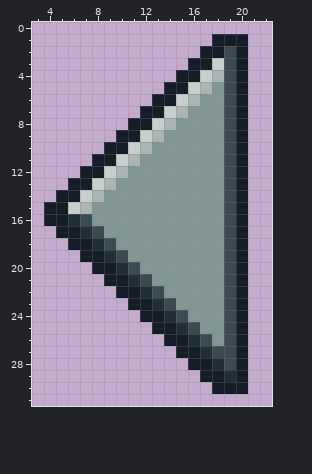
Two versions of one pixel-art sprite, FrontEnd/public/images/arrow_left.png. This is how it looked before the edit.
The file is 160x160 pixels, drawn in blocks of 5x5; one block is one cell here. Shown: x 3..22, y 0..31.
Now the later version:
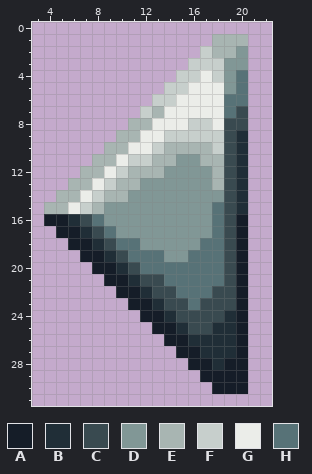
Palette (. is transparent): A #151d28  B #202e37  C #394a50  D #819796  E #a8b5b2  F #c7cfcc  G #ebede9  H #577277
What changed:
y 1: x 18..20 AAA -> EEE
y 2: x 17..20 AACA -> FEED
y 3: x 16..17 AA -> FF; x 19..20 CA -> DD
y 4: x 15..20 AAFECA -> FFGFDH
y 5: x 14..20 AAFEDCA -> FFGGGDH
y 6: x 13..20 AAFEDDCA -> FFGGGGHH
y 7: x 12..20 AAFEDDDCA -> FEGGGGGHC
y 8: x 11..18 AAFEDDDD -> EEGGGFFG; x 20 A -> C
y 9: x 10..18 AAFEDDDDD -> EEGGFFFFF; x 20 A -> B
y 10: x 9..18 AAFEDDDDDD -> EEGGFEEEEF; x 20 A -> B
y 11: x 8..14 AAFEDDD -> EEGFFEE; x 17..18 DD -> EE; x 20 A -> B
y 12: x 7..13 AAFEDDD -> EEGFEEE; x 18 D -> E; x 20 A -> B
y 13: x 6..11 AAFEDD -> EEGFEE; x 18 D -> E; x 20 A -> B
y 14: x 5..10 AAFEDD -> EEGFEE; x 20 A -> B
y 15: x 4..8 AAFED -> EEGFE; x 18 D -> H; x 20 A -> B
y 16: x 8 D -> H; x 18 D -> H
y 17: x 9 D -> H; x 18 D -> H
y 18: x 10..11 DD -> HH; x 17..18 DD -> HH
y 19: x 11..13 DDD -> HHH; x 16..18 DDD -> HHH
y 20: x 12..18 DDDDDDD -> HHHHHHH
y 21: x 13..18 DDDDDD -> CHHHHH
y 22: x 14..18 DDDDD -> CHHHC
y 23: x 15..18 DDDD -> CHCC
y 24: x 16..19 DDDC -> CCCB
y 25: x 17..19 DDC -> CBB
y 26: x 17..19 CDC -> BBB
y 27: x 18..19 CC -> BB
y 28: x 19 C -> A
y 29: x 19 B -> A
